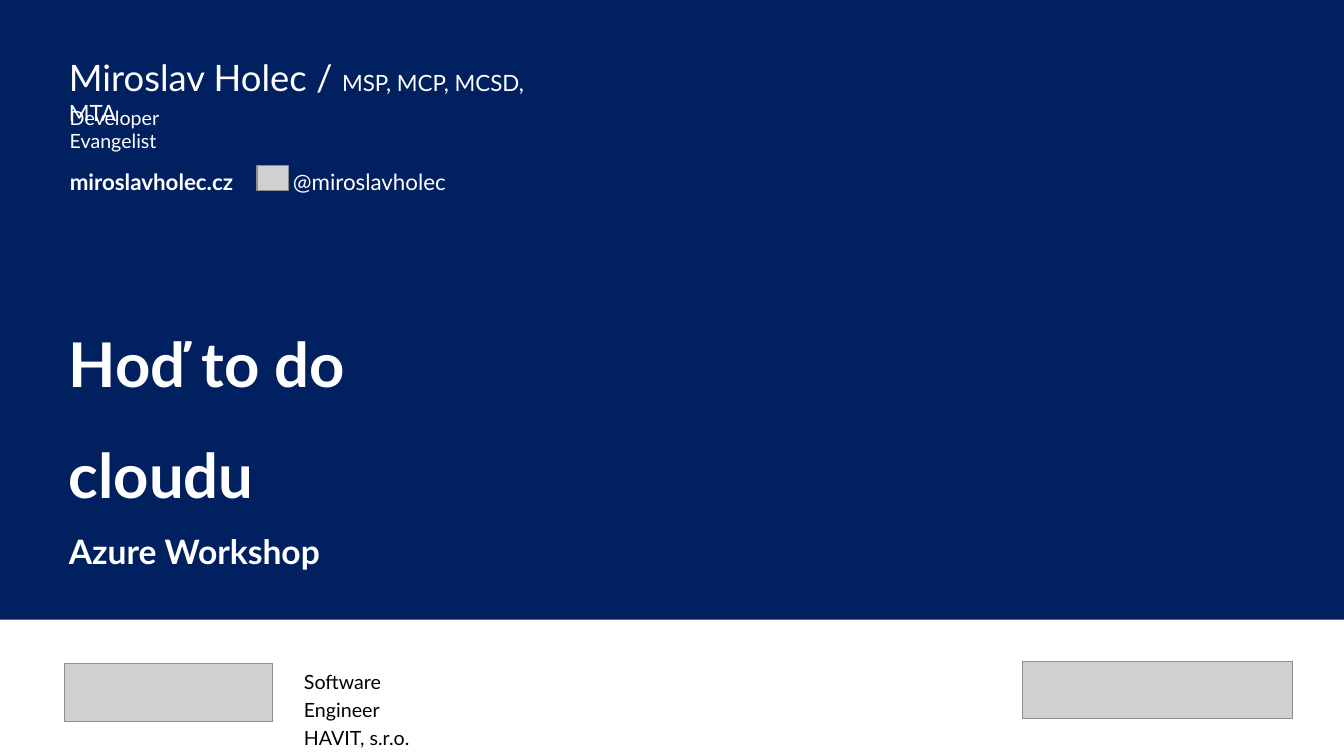
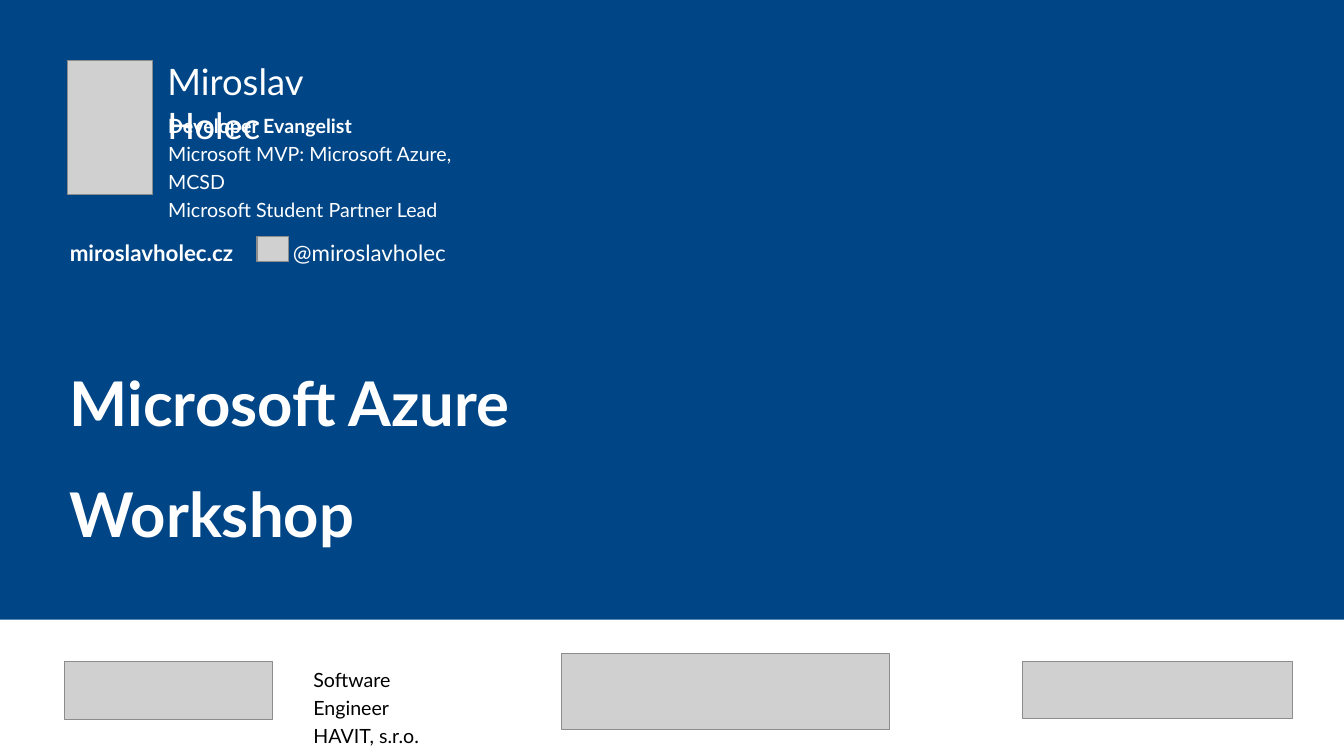
Before and after one commit to JAPISOFT/azure-workshop, a slide deck: slide 1 of Doc/presentation.pptx. Drawn at 1344x756 pixels with LibreOffice and Linux fonts; fonts in the diff are those of the drawing; grey boxes stand for pictures; background and template pictures are left out. Boxes give left, top, right and bottom in pixels: in the first picture for what was removed or moved away, otherwise in the second. Text is boxed around its words. In the diff, an @@ line names an element or a change of style, - is before the commit and + after.

```diff
--- a/Doc/presentation.pptx
+++ b/Doc/presentation.pptx
@@ background #002060 to #004687 @@
@@ picture added at bbox=[68, 60, 152, 195] @@
@@ text at bbox=[167, 68, 303, 140]: text changed; size 16 to 26 pt @@
-Miroslav Holec / MSP, MCP, MCSD, MTA
+Miroslav Holec
@@ text removed at bbox=[70, 108, 159, 152] @@
-Developer Evangelist
@@ text added at bbox=[168, 117, 452, 217], 14 pt, text #FFFFFF @@
+Developer Evangelist
+Microsoft MVP: Microsoft Azure, MCSD
+Microsoft Student Partner Lead
@@ text "miroslavholec.cz @miroslavholec": place and size @@
-text "miroslavholec.cz @miroslavholec" at bbox=[70, 173, 446, 193]
+text "miroslavholec.cz @miroslavholec" at bbox=[70, 244, 446, 264]
@@ picture: place and size @@
-picture at bbox=[257, 165, 288, 191]
+picture at bbox=[257, 236, 288, 261]
@@ text at bbox=[70, 380, 509, 548]: text changed @@
-Hoď to do cloudu
-Azure Workshop
+Microsoft Azure Workshop
@@ text "Software Engineer": place and size @@
-text "Software Engineer" at bbox=[304, 674, 410, 748]
+text "Software Engineer" at bbox=[313, 672, 419, 746]
@@ picture added at bbox=[563, 653, 890, 729] @@
```
Also in this commit, not shown: 1 other slide changed, 14 slides added, 12 slides removed, 1 other file.
